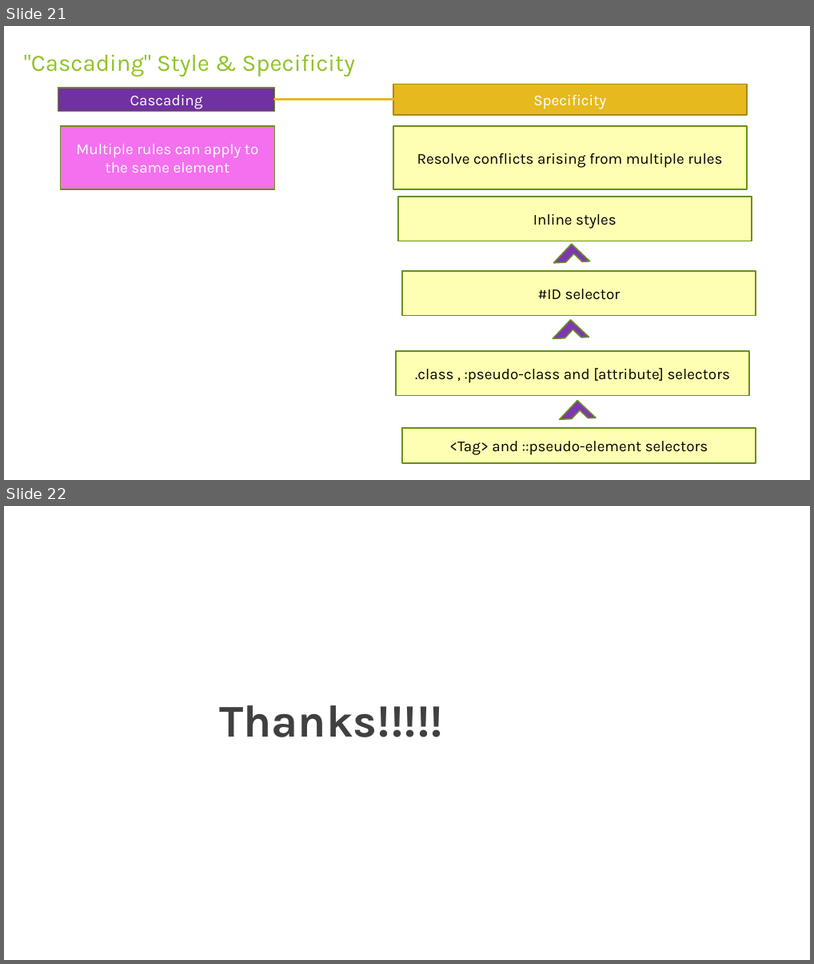
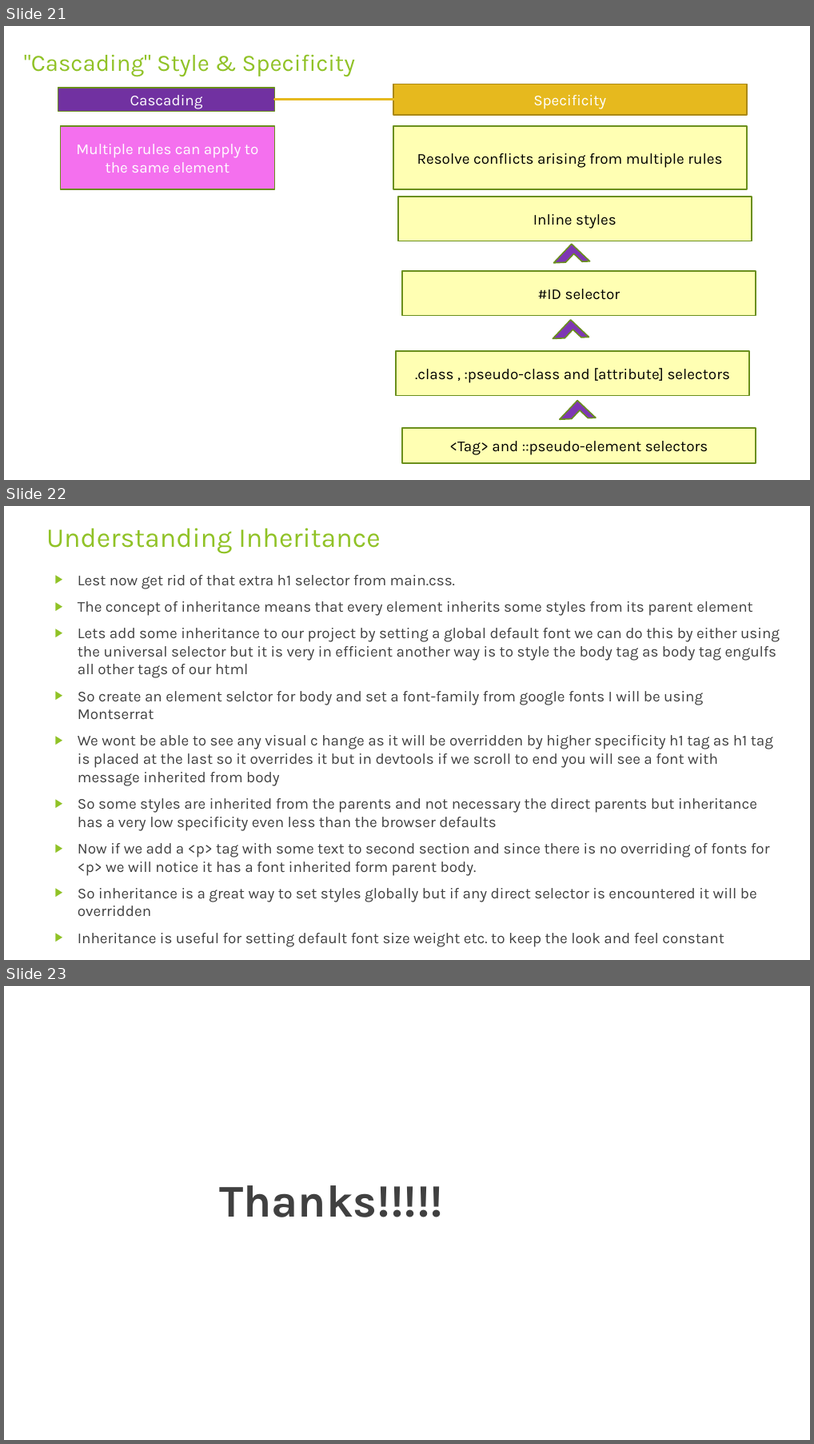
Before and after one commit to rudhrainfogain/CSS, a slide deck: PPT/Css-v2.pptx. Shown one above the other, each under a label of ours: slides 21 and 22 before the commit, slides 21, 22 and 23 after it. The pictures are 814x964 and 814x1444 pixels, drawn with LibreOffice and Linux fonts; fonts in the diff are those of the drawing. Boxes give left, top, right and bottom in pixels: in the first picture for what was removed or moved away, otherwise in the second. Text is boxed around its words. In the diff, an @@ line names an element or a change of style, - is before the commit and + after.

Commit message:
Inheritance

```diff
--- a/PPT/Css-v2.pptx
+++ b/PPT/Css-v2.pptx
@@ slide 22 added at (x1=4, y1=506, x2=810, y2=960), background #FFFFFF @@
@@ title added at (x1=46, y1=528, x2=380, y2=553), 32.4 pt, text #90C226 @@
+Understanding Inheritance
@@ text added at (x1=78, y1=575, x2=780, y2=916), 18 pt, text #404040 @@
+▶ Lest now get rid of that extra h1 selector from main.css.
+▶ The concept of inheritance means that every element inherits some styles from its parent element
+▶ Lets add some inheritance to our project by setting a global default font we can do this by either using the universal selector but it is very in efficient another way is to style the body tag as body tag engulfs all other tags of our html
+▶ So create an element selctor for body and set a font-family from google fonts I will be using Montserrat
+▶ We wont be able to see any visual c hange as it will be overridden by higher specificity h1 tag as h1 tag is placed at the last so it overrides it but in devtools if we scroll to end you will see a font with message inherited from body
+▶ So some styles are inherited from the parents and not necessary the direct parents but inheritance has a very low specificity even less than the browser defaults
+▶ Now if we add a <p> tag with some text to second section and since there is no overriding of fonts for <p> we will notice it has a font inherited form parent body.
+▶ So inheritance is a great way to set styles globally but if any direct selector is encountered it will be overridden
+▶ Inheritance is useful for setting default font size weight etc. to keep the look and feel constant
@@ what was slide 22 is now slide 23 @@
```
Also in this commit, not shown: 2 other files.
